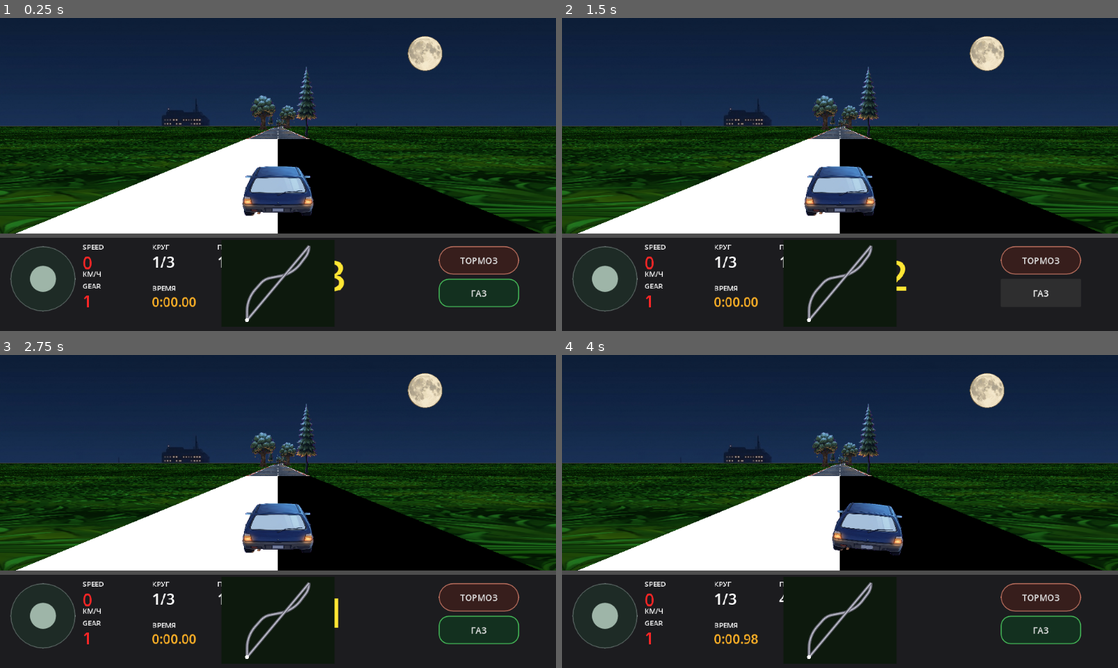
Above: before the commit, frames 1-4 (two rows, left to right).
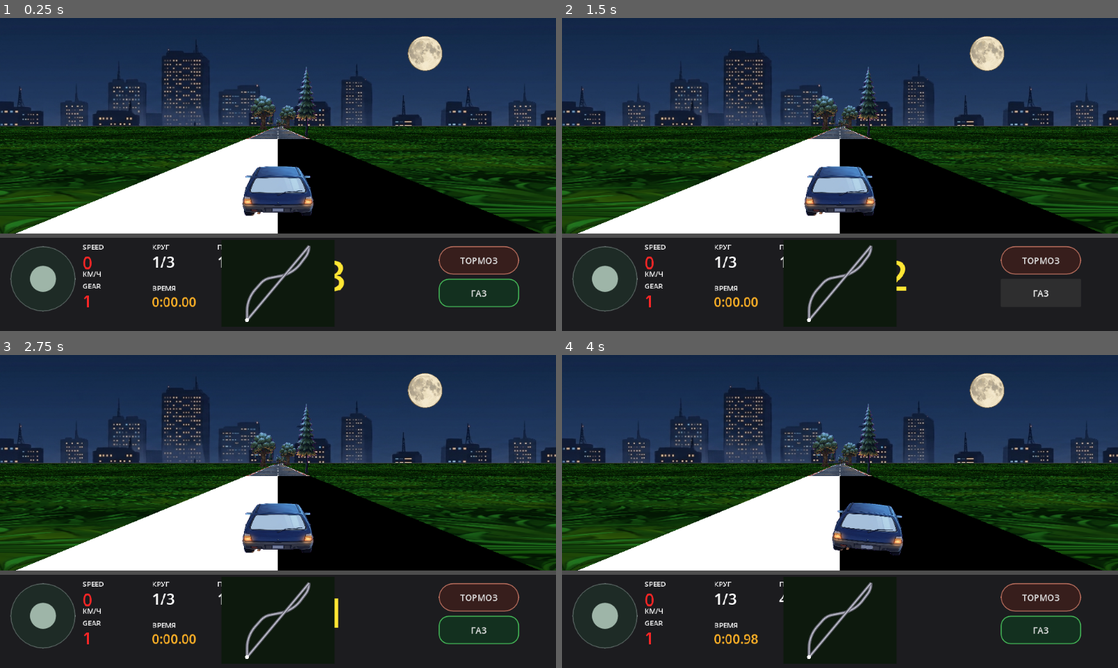
Above: after the commit, the same moments.

Repository: masterofmagic234/Arkon
Game: Godot game, scene res://scenes/level2_pseudo3d.tscn
Same seed, same stepped clock (60 frames per second), same inputs: the game is played once before the commit and once after it. This scene is started directly instead of the project's main scene.
Inputs (mouse positions are in pixels of both pictures, inside the frame that each line leads up to):
- Up to frame 1 (0.25 s): no input
- Up to frame 2 (1.5 s): click "ТОРМОЗ" at 0.5 s; click "ГАЗ" at 1.25 s
- Up to frame 3 (2.75 s): tap Enter at 2 s; move the mouse to (400, 495) at 2.02 s; hold D (race_right) from 2.03 s (still down); click (400, 495) at 2.17 s
- Up to frame 4 (4 s): release D (race_right) at 2.75 s; tap Space at 2.75 s; drag from (728, 527) to (812, 574) at 2.77 s; tap Enter at 3.5 s; move the mouse to (895, 442) at 3.52 s; hold D (race_right) from 3.53 s (still down)

The runs differ from the first frame. In frame 1, 3.4% of the frame differs, in the area x 0-100%, y 9-35%; in frame 2, 3.4%; in frame 3, 3.4%; in frame 4, 3.4%.

Commit message:
Make Level 2 city skyline visible

Diff:
--- a/scripts/race_renderer_pseudo3d.gd
+++ b/scripts/race_renderer_pseudo3d.gd
@@ -173,12 +173,23 @@
     _draw_player_car(w, draw_h)
 
 func _draw_sky(w: float, horizon_y: float) -> void:
-    # Level 2 is a night race: the city is the entire distant backdrop.
-    # There is deliberately no separate daytime/blue sky layer.
+    # Level 2 is a night race. Keep a dark base behind the backdrop so the
+    # skyline can be enlarged without exposing an empty strip at the horizon.
+    draw_rect(Rect2(0.0, 0.0, w, horizon_y), Color(0.035, 0.07, 0.13), true)
+
     if city_texture != null:
-        draw_texture_rect(city_texture, Rect2(0.0, 0.0, w, horizon_y), true)
-    else:
-        draw_rect(Rect2(0.0, 0.0, w, horizon_y), Color(0.035, 0.07, 0.13), true)
+        # The source artwork keeps most of the skyline near its lower edge.
+        # Scale the backdrop up and keep its bottom locked to the road horizon
+        # so the city rises visibly above the grass instead of sitting tiny
+        # on the bottom edge of the sky.
+        var city_scale: float = 1.55
+        var city_h: float = horizon_y * city_scale
+        var city_y: float = horizon_y - city_h
+        draw_texture_rect(
+            city_texture,
+            Rect2(0.0, city_y, w, city_h),
+            true
+        )
 
     # The moon is a separate foreground layer: it remains visible in front
     # of the city image instead of being baked into the skyline.
